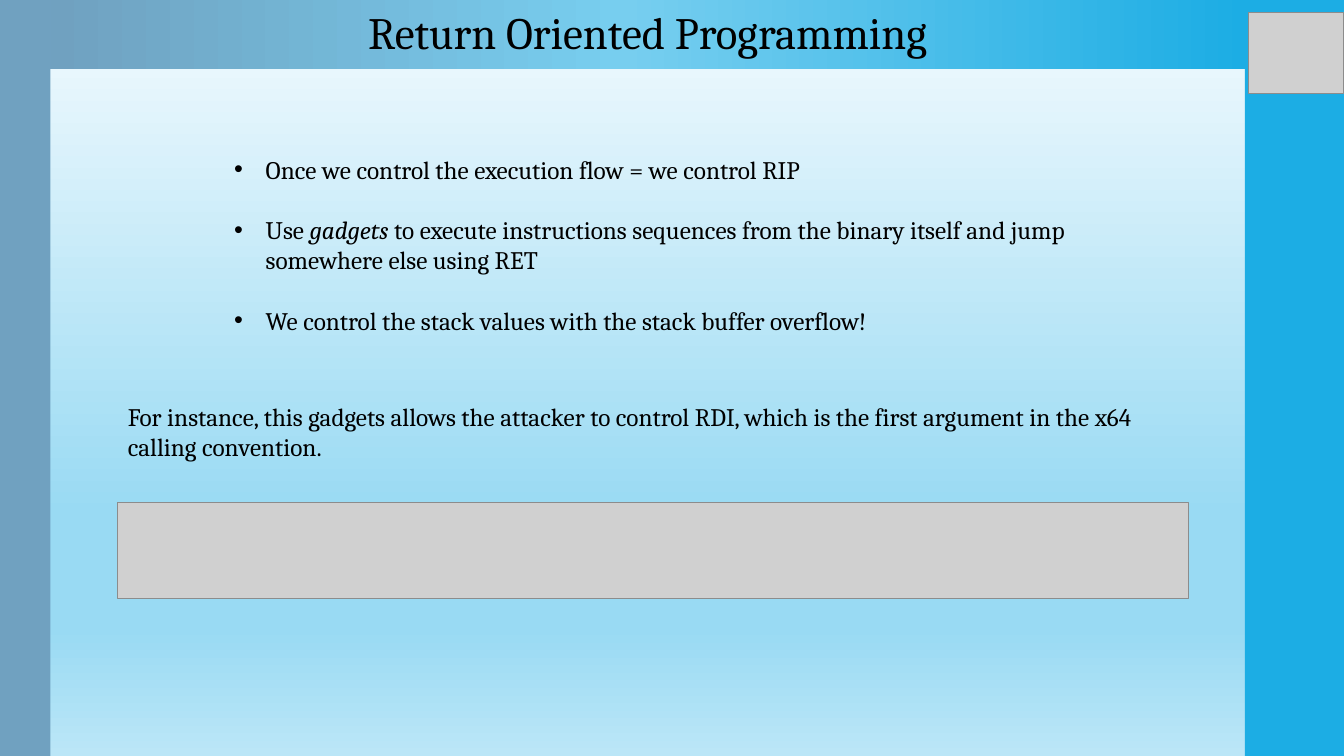
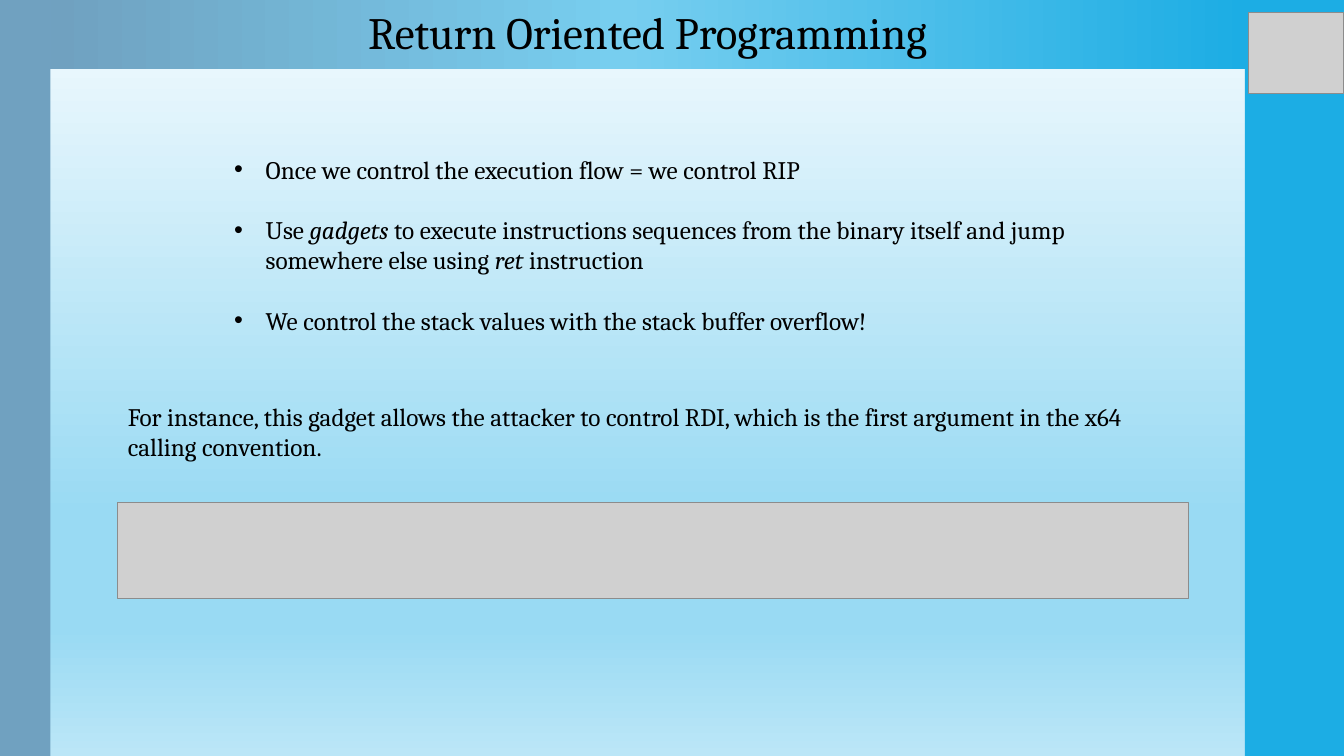
Before and after one commit to Ewael/LSE, a slide deck: slide 9 of Blind_Date/slides.pptx. Drawn at 1344x756 pixels with LibreOffice and Linux fonts; fonts in the diff are those of the drawing; grey boxes stand for pictures. Boxes give left, top, right and bottom in pixels: in the first picture for what was removed or moved away, otherwise in the second. Text is boxed around its words. In the diff, an @@ line names an element or a change of style, - is before the commit and + after.

Commit message:
[WD] add final slides

```diff
--- a/Blind_Date/slides.pptx
+++ b/Blind_Date/slides.pptx
@@ text at box(266, 221, 1065, 275): text changed @@
-• Use gadgets to execute instructions sequences from the binary itself and jump somewhere else using RET
+• Use gadgets to execute instructions sequences from the binary itself and jump somewhere else using ret instruction
@@ text at box(128, 408, 1121, 462): text changed @@
-For instance, this gadgets allows the attacker to control RDI, which is the first argument in the x64 calling convention.
+For instance, this gadget allows the attacker to control RDI, which is the first argument in the x64 calling convention.
```
Also in this commit, not shown: 6 other slides changed, 14 slides added, 4 slides removed.
